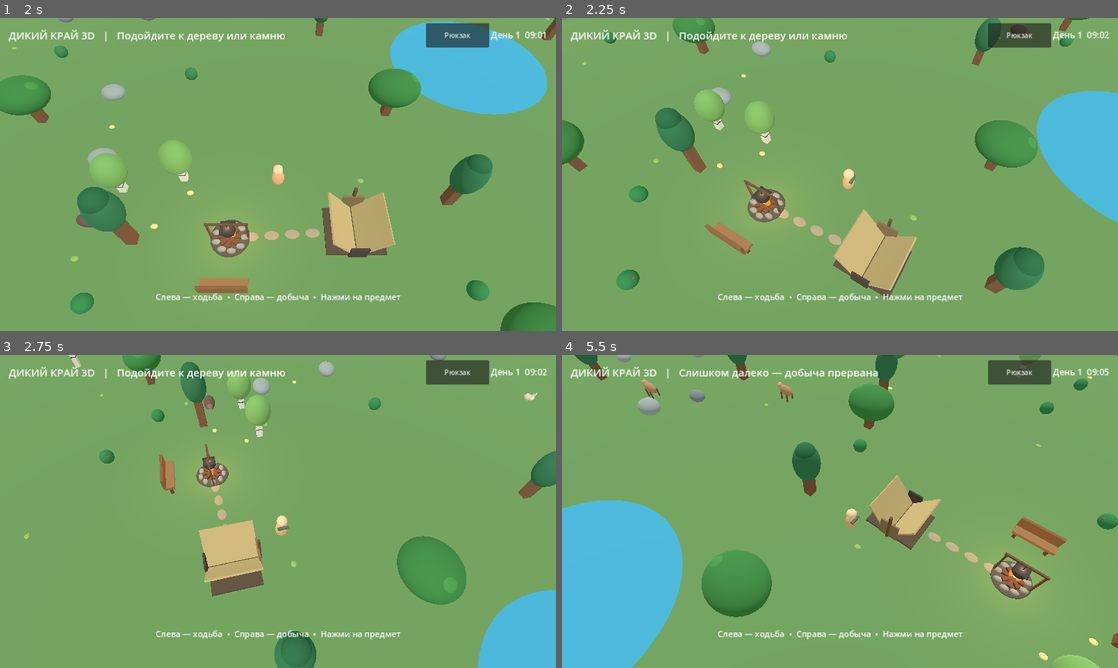
Above: before the commit, frames 1-4 (two rows, left to right).
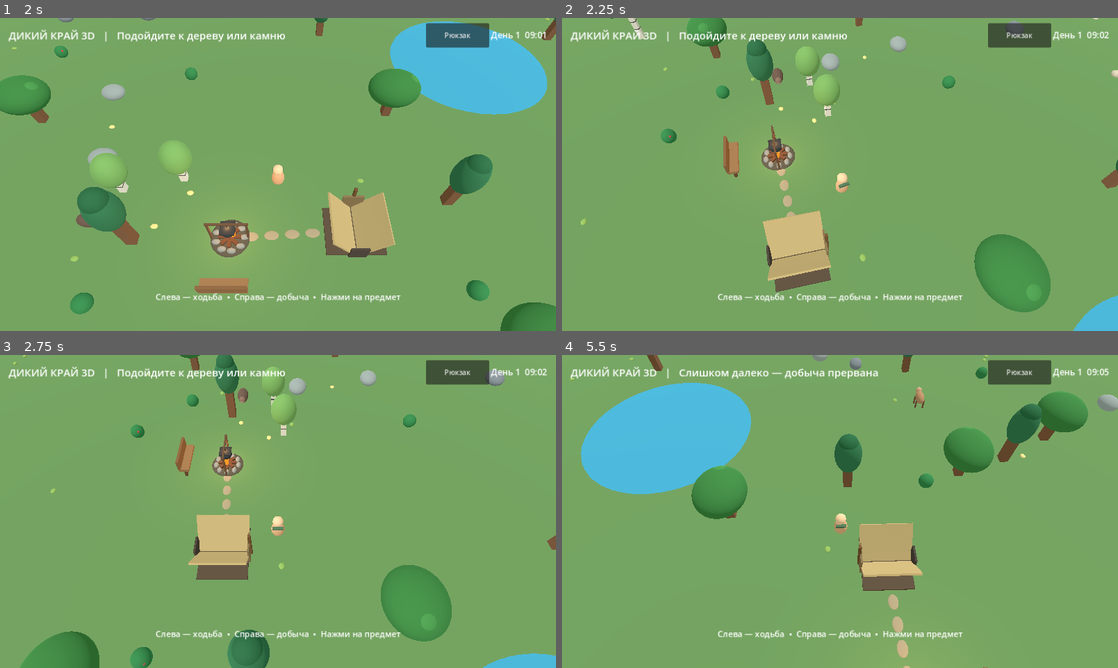
Above: after the commit, the same moments.

Repository: hjz2tz7cgv-ctrl/DikiyKrayGodot
Game: Godot game, scene res://scenes/main.tscn
Same seed, same stepped clock (60 frames per second), same inputs: the game is played once before the commit and once after it.
Inputs (mouse positions are in pixels of both pictures, inside the frame that each line leads up to):
- Up to frame 1 (2 s): click "Рюкзак" at 0.5 s; click "Закрыть" at 1.25 s
- Up to frame 2 (2.25 s): tap Enter at 2 s; move the mouse to (962, 158) at 2.02 s; hold Right (ui_right) from 2.03 s (still down); click (962, 158) at 2.17 s
- Up to frame 3 (2.75 s): keep holding Right (ui_right)
- Up to frame 4 (5.5 s): release Right (ui_right) at 2.75 s; drag from (728, 527) to (812, 574) at 2.77 s; move the mouse to (895, 442) at 3.52 s; hold Right (ui_right) 3.53-4.25 s; drag from (812, 574) to (673, 464) at 4.27 s; move the mouse to (1006, 558) at 5.02 s; hold Left (ui_left) from 5.03 s (still down)

Frame 1 is identical in both runs. In frame 2, 21% of the frame differs, in the area x 0-100%, y 0-100%; in frame 3, 16%; in frame 4, 34%.

Commit message:
Add files via upload

Diff:
--- a/scripts/main.gd
+++ b/scripts/main.gd
@@ -291,7 +291,7 @@
         camera_initialized = true
     else:
         camera_focus = camera_focus.lerp(desired_focus, 1.0 - exp(-4.0 * delta))
-    camera_yaw = lerp_angle(camera_yaw, desired_camera_yaw, 1.0 - exp(-3.0 * delta))
+    camera_yaw = desired_camera_yaw  # Камера закреплена за направлением персонажа: без отката и вращения по кругу.
     var offset := Vector3(sin(camera_yaw) * camera_distance * camera_tilt, camera_distance, cos(camera_yaw) * camera_distance * camera_tilt)
     camera.global_position = camera_focus + offset
     camera.look_at(camera_focus, Vector3.UP)
@@ -681,26 +681,38 @@
                 status_message = "Отдыхаем у костра — двигайся, чтобы встать"
             pending_index = -1
             pending_kind = ""
-    # Direction is locked to the camera heading when the movement finger lands.
-    # Rotating camera during movement must not bend the walking path.
-    var direction := touch_move.rotated(-joystick_basis_yaw)
-    if pending_index >= 0 and joystick_touch == -1:
+    # Управление как у персонажа от третьего лица: горизонталь РУЛИТ,
+    # вертикаль ведёт вперёд/назад. Камера закреплена за спиной.
+    var direction := Vector2.ZERO
+    var steering_active := joystick_touch != -1 and touch_move.length() > 0.12
+    if steering_active:
+        # Право на экране = поворот вправо; лево = поворот влево.
+        # При полном отклонении поворот ~100 градусов в секунду.
+        player_facing -= touch_move.x * 1.75 * delta
+        player_facing = wrapf(player_facing, -PI, PI)
+        var forward := Vector2(-sin(player_facing), -cos(player_facing))
+        direction = forward * -touch_move.y
+        # При диагональном отклонении персонаж бежит и плавно поворачивает.
+    elif pending_index >= 0 and joystick_touch == -1:
         var towards := pending_pos - Vector2(player.position.x, player.position.z)
         if towards.length() > 1.95:
             direction = towards.normalized()
-    direction += Input.get_vector("ui_left", "ui_right", "ui_up", "ui_down")
+            var desired_facing := atan2(-direction.x, -direction.y)
+            player_facing = lerp_angle(player_facing, desired_facing, 1.0 - exp(-10.0 * delta))
+    var keyboard_direction := Input.get_vector("ui_left", "ui_right", "ui_up", "ui_down")
+    if keyboard_direction.length() > 0.12:
+        direction = keyboard_direction
+        var keyboard_facing := atan2(-direction.x, -direction.y)
+        player_facing = lerp_angle(player_facing, keyboard_facing, 1.0 - exp(-10.0 * delta))
     direction = direction.limit_length(1.0)
-    if sitting and direction.length() > 0.1:
+    if sitting and (direction.length() > 0.1 or steering_active):
         sitting = false
         player_visual.position.y = 0.0
     if sitting:
         direction = Vector2.ZERO
-    if direction.length() > 0.12:
-        # Face travel direction quickly. The camera smoothly moves BEHIND the player.
-        var desired_facing := atan2(-direction.x, -direction.y)
-        player_facing = lerp_angle(player_facing, desired_facing, 1.0 - exp(-16.0 * delta))
-        player_visual.rotation.y = player_facing
-        desired_camera_yaw = -player_facing
+    player_visual.rotation.y = player_facing
+    # Не возвращаем камеру к старому направлению после отпускания пальца.
+    desired_camera_yaw = -player_facing
 
     var current := Vector2(player.position.x, player.position.z)
     var motion := direction * WALK_SPEED * delta
@@ -756,7 +768,6 @@
             if event.position.y > viewport_height * 0.46 and event.position.x < viewport_width * 0.46 and joystick_touch == -1:
                 joystick_touch = event.index
                 joystick_origin = event.position
-                joystick_basis_yaw = camera_yaw
                 touch_move = Vector2.ZERO
             elif event.position.y > viewport_height * 0.46 and event.position.x > viewport_width * 0.54 and gather_touch == -1:
                 gather_touch = event.index
